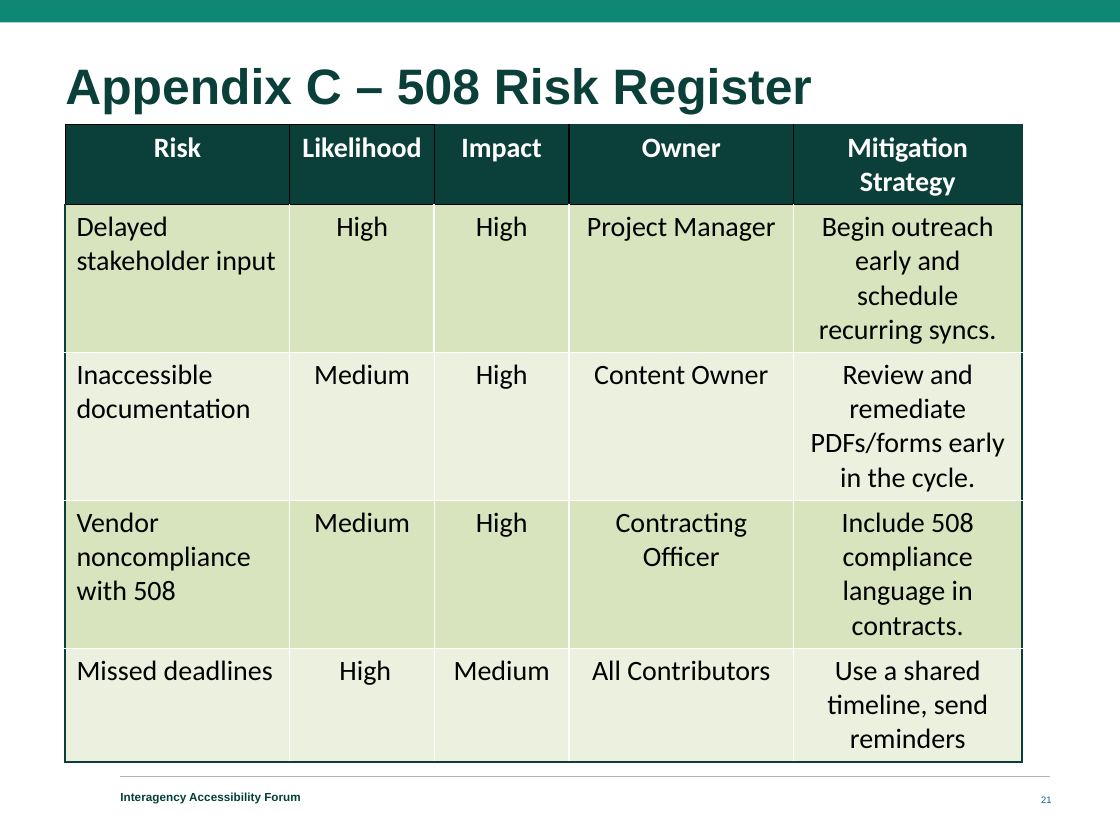
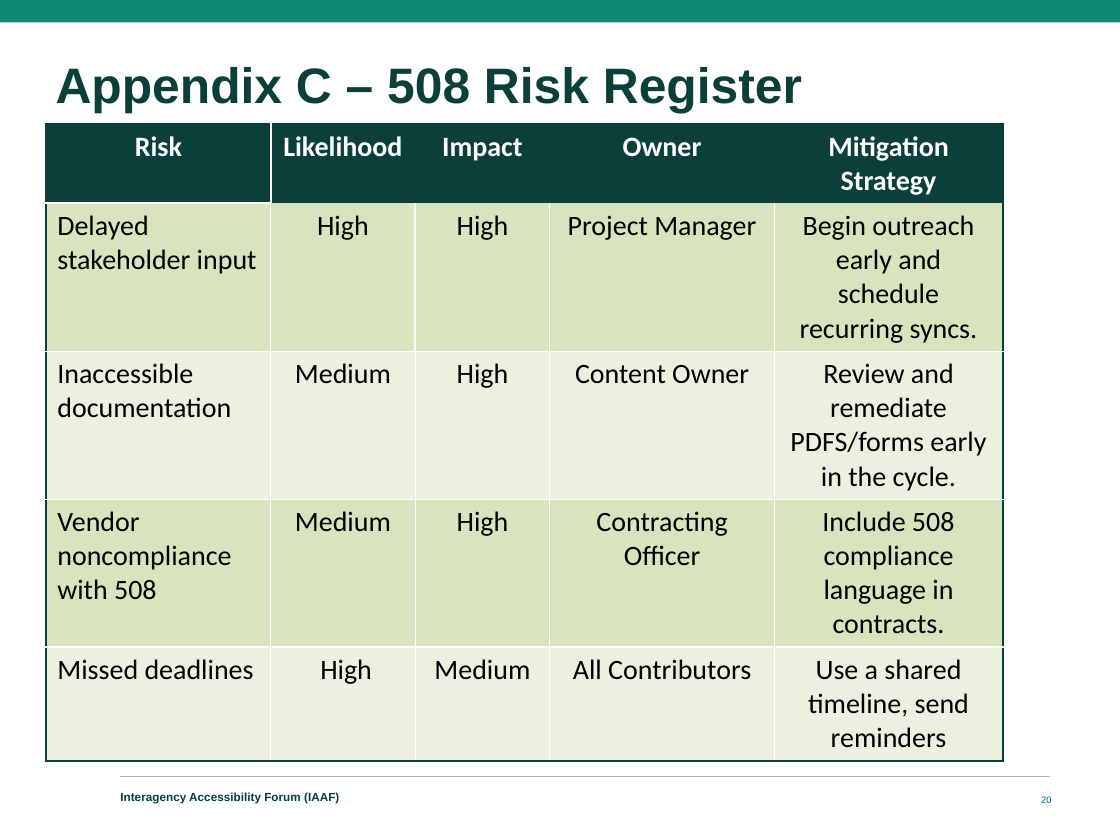
Before and after one commit to GSA/Section508.gov, a slide deck: slide 20 of assets/files/iaaf/2025/IAAF-2025-Enhancing-Your-Section-508-Assessment.pptx (slide 21 before the commit). Drawn at 1120x840 pixels with LibreOffice and Linux fonts; fonts in the diff are those of the drawing; background and template pictures are left out. Boxes give left, top, right and bottom in pixels: in the first picture for what was removed or moved away, otherwise in the second. Text is boxed around its words. In the diff, an @@ line names an element or a change of style, - is before the commit and + after.

Commit message:
Update IAAF files, PM List

```diff
--- a/assets/files/iaaf/2025/IAAF-2025-Enhancing-Your-Section-508-Assessment.pptx
+++ b/assets/files/iaaf/2025/IAAF-2025-Enhancing-Your-Section-508-Assessment.pptx
@@ title "Appendix C – 508 Risk ...": place and size @@
-title "Appendix C – 508 Risk ..." at bbox=[65, 68, 812, 115]
+title "Appendix C – 508 Risk ..." at bbox=[56, 67, 802, 113]
@@ table at bbox=[46, 123, 1002, 752] @@
-row 3, column 5: Review and remediate PDFs/forms early in the cycle.
+row 3, column 5: Review and remediate PDFS/forms early in the cycle.
@@ borders changed @@
@@ table: place and size @@
-table at bbox=[65, 124, 1021, 753]
+table at bbox=[46, 123, 1002, 752]
@@ text at bbox=[120, 792, 339, 803]: text changed @@
-Interagency Accessibility Forum
+Interagency Accessibility Forum (IAAF)
@@ page number at bbox=[1041, 796, 1051, 803]: text changed @@
-21
+20
```
Also in this commit, not shown: 22 other slides changed, 1 slide removed, 2 other files.
